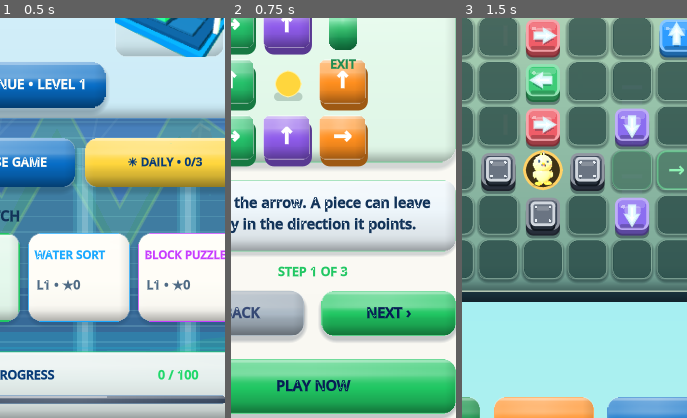
Above: before the commit, frames 1-3 (left to right).
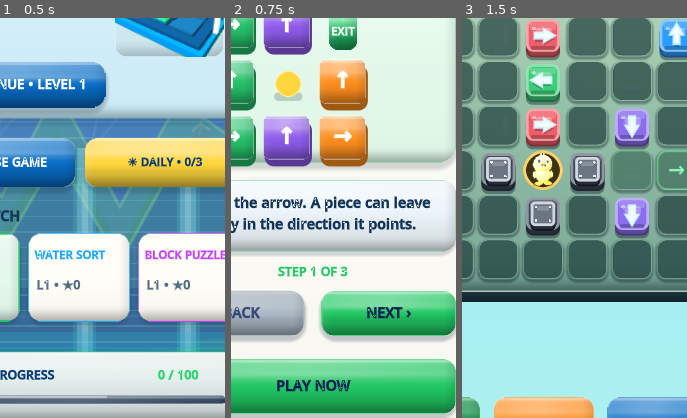
Above: after the commit, the same moments.

Repository: eghosa001/unjam
Game: Godot game, scene res://scenes/Main.tscn
The game is run twice, just before and just after one commit, with the same random seed, the same clock (stepped at 60 frames per second) and the same inputs.
Inputs:
- Up to frame 1 (0.5 s): no input
- Up to frame 2 (0.75 s): click "CONTINUE • LEVEL 1" at 0.5 s
- Up to frame 3 (1.5 s): click "PLAY NOW" at 1.25 s
The pictures show only the part of the screen within x 32-82%, y 28-78%; the shares and areas given below are measured in that part.

Frame 1 is identical in both runs. In frame 2, 0.4% of the frame differs, in the area x 44-56%, y 2-13%; in frame 3, nothing differs.

Commit message:
Place tutorial EXIT label inside exit marker

Diff:
--- a/scripts/ui/ux_shell_casual.gd
+++ b/scripts/ui/ux_shell_casual.gd
@@ -451,8 +451,8 @@
 	exit.add_theme_stylebox_override("panel",FigmaReferenceCanvas.rounded_gradient3(Color("#80efb0"),Color("#35b96b"),Color("#148b4c"),10))
 	FigmaReferenceCanvas.set_rect(exit,168,21,30,44)
 	_tutorial_demo_root.add_child(exit)
-	var exit_label := FigmaReferenceCanvas.label("EXIT",12,Color("#1f8c52"),true)
-	FigmaReferenceCanvas.set_rect(exit_label,161,69,44,14)
+	var exit_label := FigmaReferenceCanvas.label("EXIT",11,Color.WHITE,true)
+	FigmaReferenceCanvas.set_rect(exit_label,161,35,44,14)
 	exit_label.horizontal_alignment = HORIZONTAL_ALIGNMENT_CENTER
 	_tutorial_demo_root.add_child(exit_label)
 	if step == 1:
